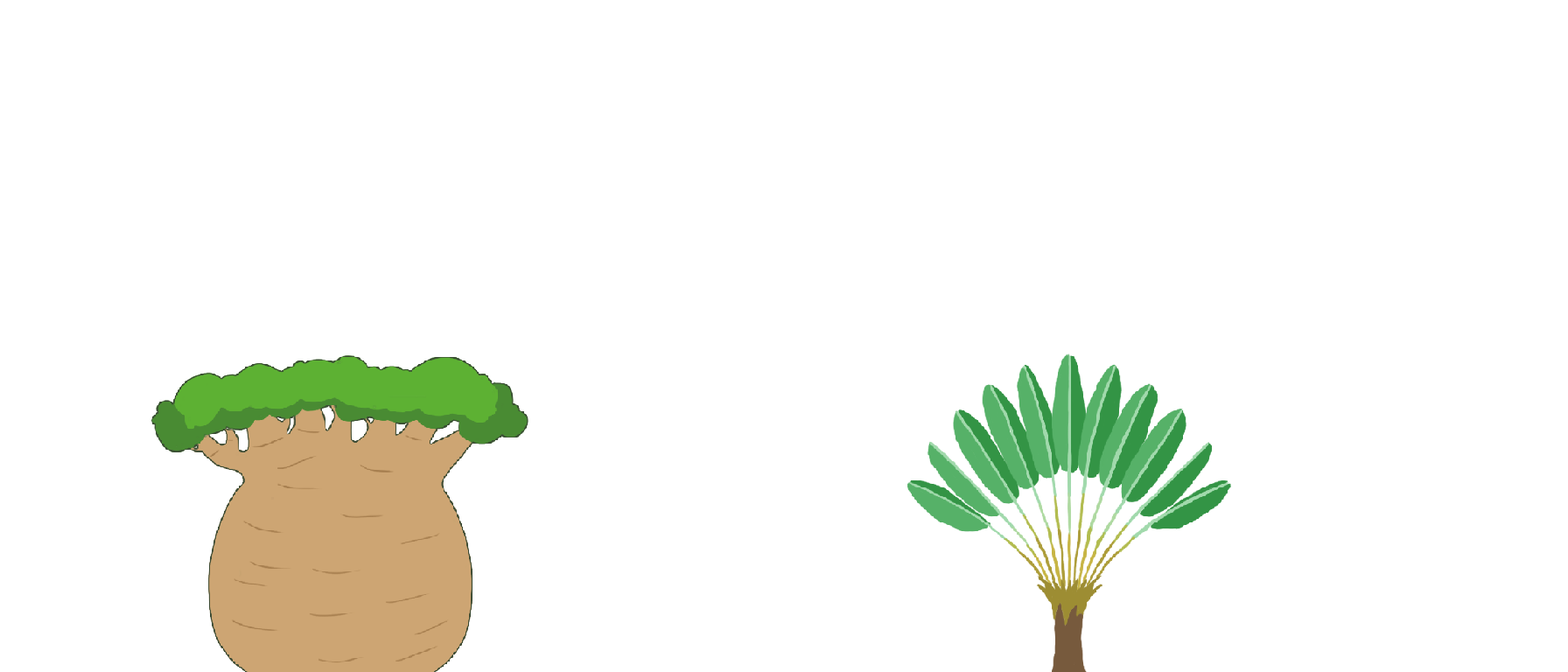
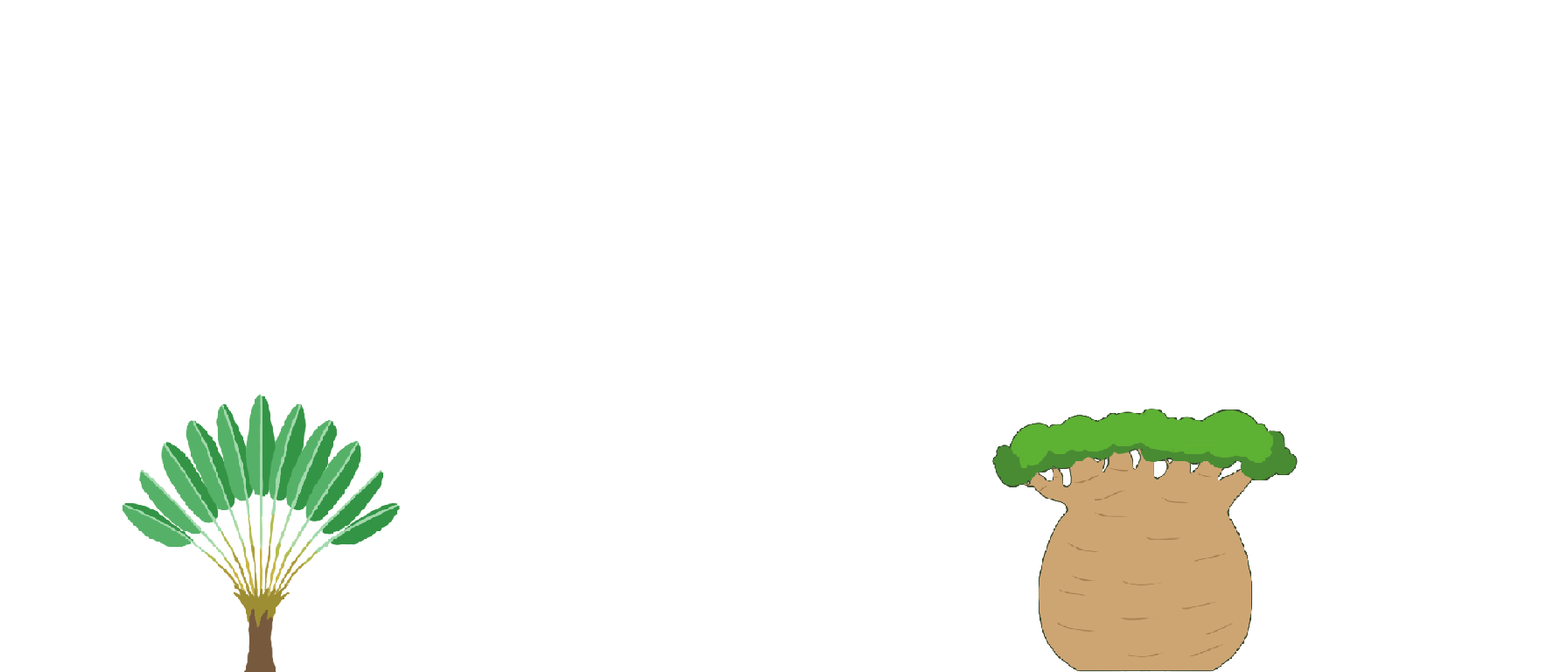
Layered file, before and after one edit (1568×672). Changes by layer:
painted on "Calque 4" over [122, 353, 1232, 672]
painted on "Calque 5" over [150, 355, 1299, 672]
